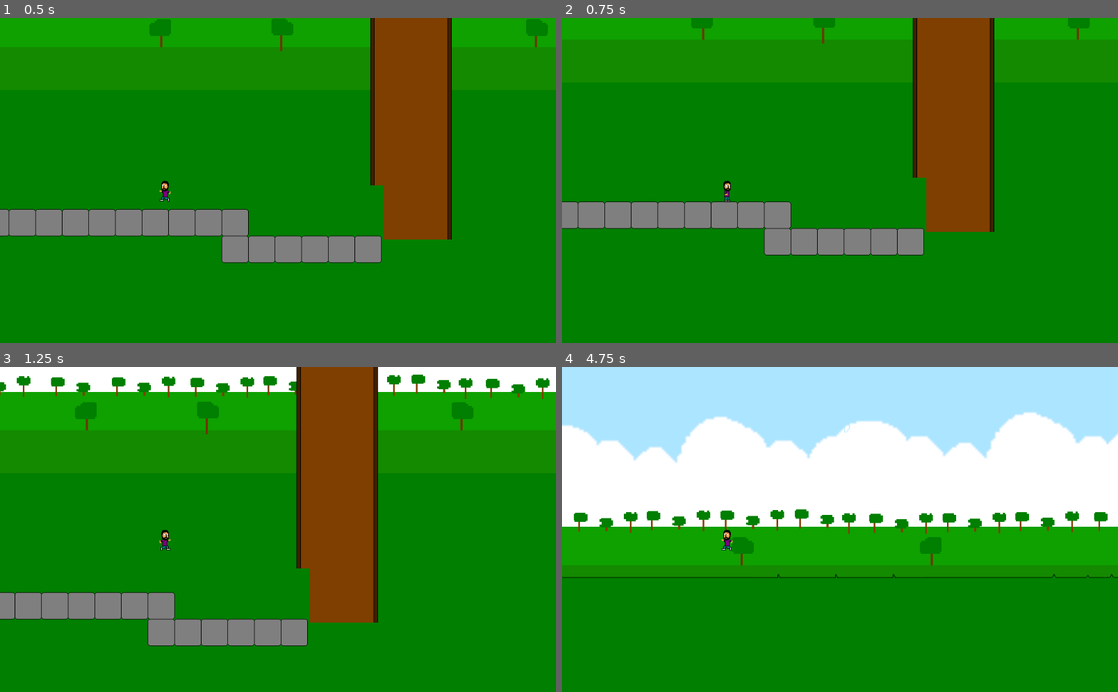
Above: before the commit, frames 1-4 (two rows, left to right).
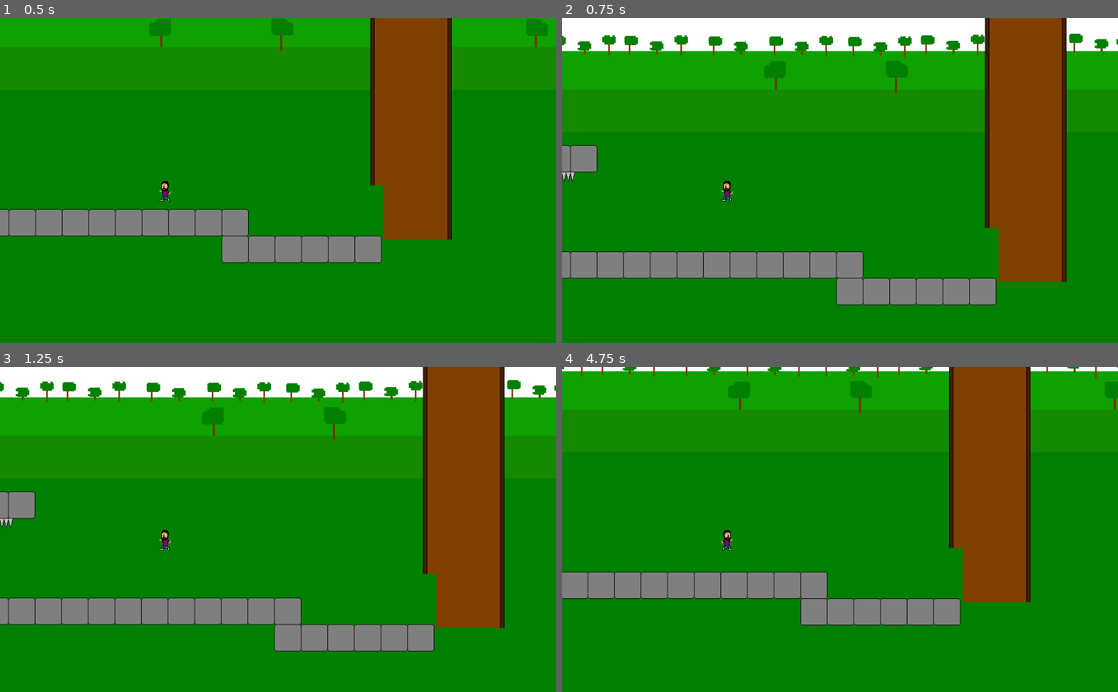
Above: after the commit, the same moments.

Repository: Guilherme-Calland/super_mega_guacamole
Game: Godot game, scene res://Scenes/Levels/Level 1.tscn
Two runs of this game, one before a commit and one after it. Both use one fixed random seed, a clock stepped at 60 frames per second and the inputs below.
Inputs:
- Up to frame 1 (0.5 s): no input
- Up to frame 2 (0.75 s): hold D (right) from 0.53 s (still down); hold 2 (checkPoint2, bound only after the commit) from 0.53 s (still down)
- Up to frame 3 (1.25 s): keep holding D (right); keep holding 2 (checkPoint2, bound only after the commit); tap Space (jump) at 0.77 s
- Up to frame 4 (4.75 s): release 2 (checkPoint2, bound only after the commit) at 1.28 s; tap Shift (grab) at 1.35 s; tap Space (jump) at 1.52, 3.02, 3.77, 4.52 s; tap 2 (checkPoint2, bound only after the commit) at 1.55, 2.85, 3.8, 4.35 s; release D (right) at 2.03 s; hold A (left) 2.03-2.78 s; hold 2 (checkPoint2, bound only after the commit) 2.03-2.78 s; hold D (right) 2.78-4.28 s; hold Shift (grab) 3.53-4.28 s; tap Escape (restart) at 4.15 s; hold A (left) from 4.28 s (still down)

Frame 1 is identical in both runs. In frame 2, 41% of the frame differs, in the area x 0-100%, y 0-89%; in frame 3, 33%; in frame 4, 67%, in the area x 0-100%, y 0-80%.

Commit message:
keyboard shortcuts

Diff:
--- a/Scripts/Input.gd
+++ b/Scripts/Input.gd
@@ -4,8 +4,8 @@
 		"left" : false,
 		"jump" : false,
 		"grab" : false,
-		"restart" : false
-
+		"restart" : false,
+		"checkPoint2" : false
 	}
 
 	if Input.is_action_pressed("right"):
@@ -22,4 +22,7 @@
 
 	if Input.is_action_just_pressed("restart"):
 		inputBundle["restart"] = true
+
+	if Input.is_action_pressed("checkPoint2"):
+		inputBundle["checkPoint2"] = true
 	return inputBundle
--- a/Scripts/Player.gd
+++ b/Scripts/Player.gd
@@ -20,6 +20,8 @@
 	u.inputBundle = u.input.retrieveInput()
 	if u.inputBundle["restart"]:
 		position = Vector2(10, -20)
+	if u.inputBundle["checkPoint2"]:
+		position = Vector2(12000, 180)
 
 func move():
 	var motion = u.motionBundle["motion"]
--- a/Scripts/Utils.gd
+++ b/Scripts/Utils.gd
@@ -21,5 +21,6 @@
 	"left" : false,
 	"jump" : false,
 	"grab" : false,
-	"restart" : false
+	"restart" : false,
+	"checkPoint2" : false
 }
--- a/project.godot
+++ b/project.godot
@@ -64,6 +64,11 @@
 , Object(InputEventJoypadButton,"resource_local_to_scene":false,"resource_name":"","device":0,"button_index":11,"pressure":0.0,"pressed":false,"script":null)
  ]
 }
+checkPoint2={
+"deadzone": 0.5,
+"events": [ Object(InputEventKey,"resource_local_to_scene":false,"resource_name":"","device":0,"alt":false,"shift":false,"control":false,"meta":false,"command":false,"pressed":false,"scancode":50,"unicode":0,"echo":false,"script":null)
+ ]
+}
 
 [layer_names]
 
